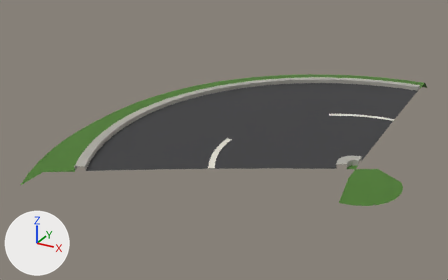
The glTF model assets/kit/p1/road_bend_60_center/road_bend_60_center.glb, before and after one commit.
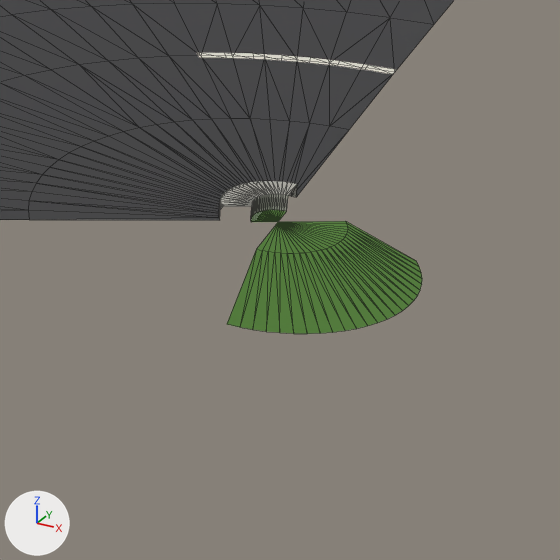
Each version is shown whole from a 50 mm camera at (9.69, -16.74, 6.7) aimed at (1.69, -2.18, -0.58), then close up on the part from 59% to 100% of the width and 34% to 100% of the height. Every picture has the same lights, and +X, +Y and +Z are marked at lower left. The first two pictures are the older version. The close-ups show mesh edges as thin lines. Objects named as collision shapes, trigger or cutter boxes, shadow casters or lower levels of detail are left out. Where no turn or scale is listed for an object, it has been applied to the vertices. Vertices at exactly the same position are counted once.

The scene before the commit, as lines of its bpy script (objects in view):
```python
me_road_bend_60_center_lod0 = bpy.data.meshes.new('road_bend_60_center_lod0')
me_road_bend_60_center_lod0.from_pydata(...)  # 409 vertices, 700 faces; spans x -2.06..7.14, y -7.5..4.6, z -0.3..0.2
# faces by material slot: [192, 192, 288, 28]
me_road_bend_60_center_lod0.materials.append(mat_road_asphalt)  # dark grey #3a3a3c
me_road_bend_60_center_lod0.materials.append(mat_road_verge)  # green #4f7d32
me_road_bend_60_center_lod0.materials.append(mat_road_kerb)  # grey #adaca4
me_road_bend_60_center_lod0.materials.append(mat_road_paint)  # white #e6e2d6
ob_road_bend_60_center_lod0 = bpy.data.objects.new('road_bend_60_center_lod0', me_road_bend_60_center_lod0)
ob_road_bend_60_center_lod0.location = (0.0, 0.0, 0.0)
```
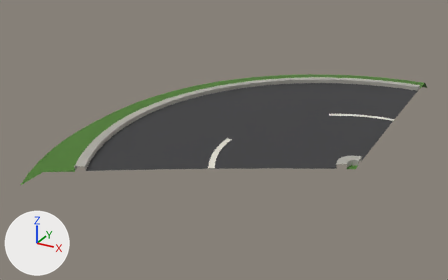
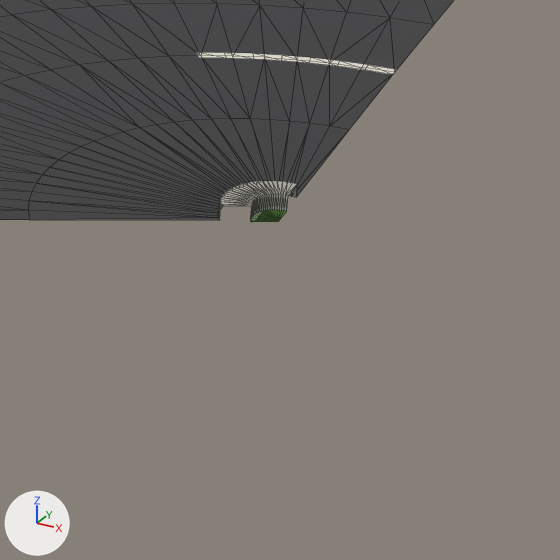
Boxes [x1, y1, x2, y2] around the edits, measured in the close-ups (560 x 560 px):
'road_bend_60_center_lod0', reshaped: before [0, 0, 454, 334]; after [0, 0, 454, 222]
part 1 of me_road_bend_60_center_lod0, deleted (green): before [227, 221, 422, 334]

The edits, one by one:
me_road_bend_60_center_lod0 is used by ob_road_bend_60_center_lod0; location (0.0, 0.0, 0.0).
me_road_bend_60_center_lod0 had 409 vertices, 700 faces and spanned x -2.06..7.14, y -7.5..4.6, z -0.3..0.2.
me_road_bend_60_center_lod0 now has 358 vertices, 628 faces and spans x -2.06..6.0, y -7.5..4.6, z -0.3..0.2.
me_road_bend_60_center_lod0 part 1: the loose piece of 51 vertices spanning x 6.0..7.14, y -4.6..-2.9, z -0.3..0.06 is deleted.
